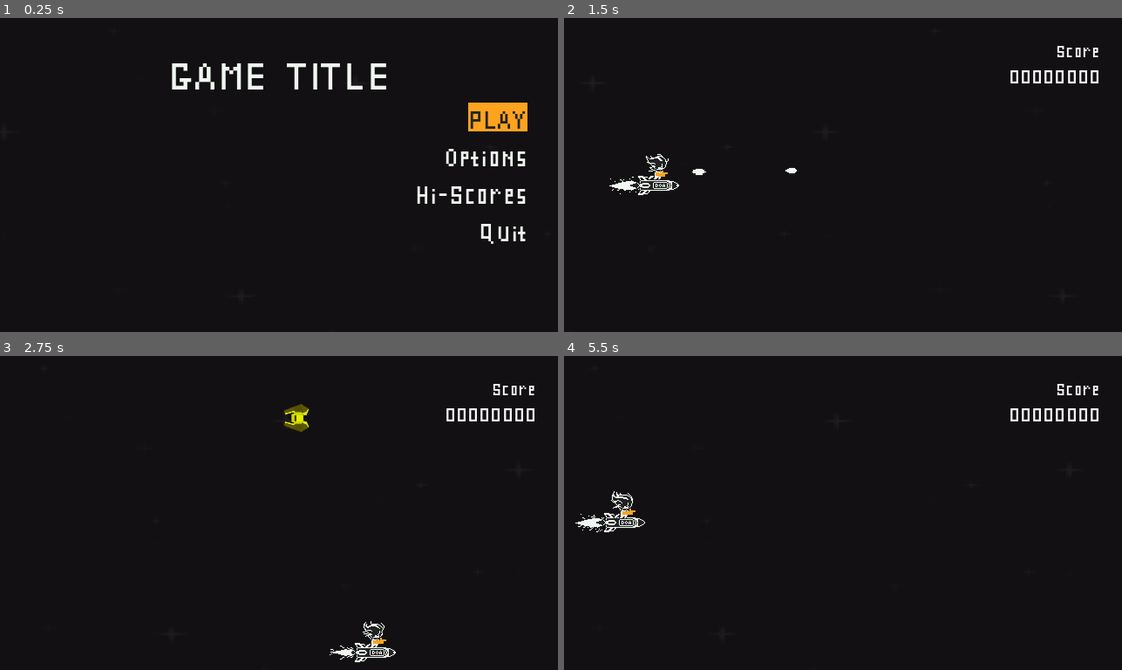
Above: before the commit, frames 1-4 (two rows, left to right).
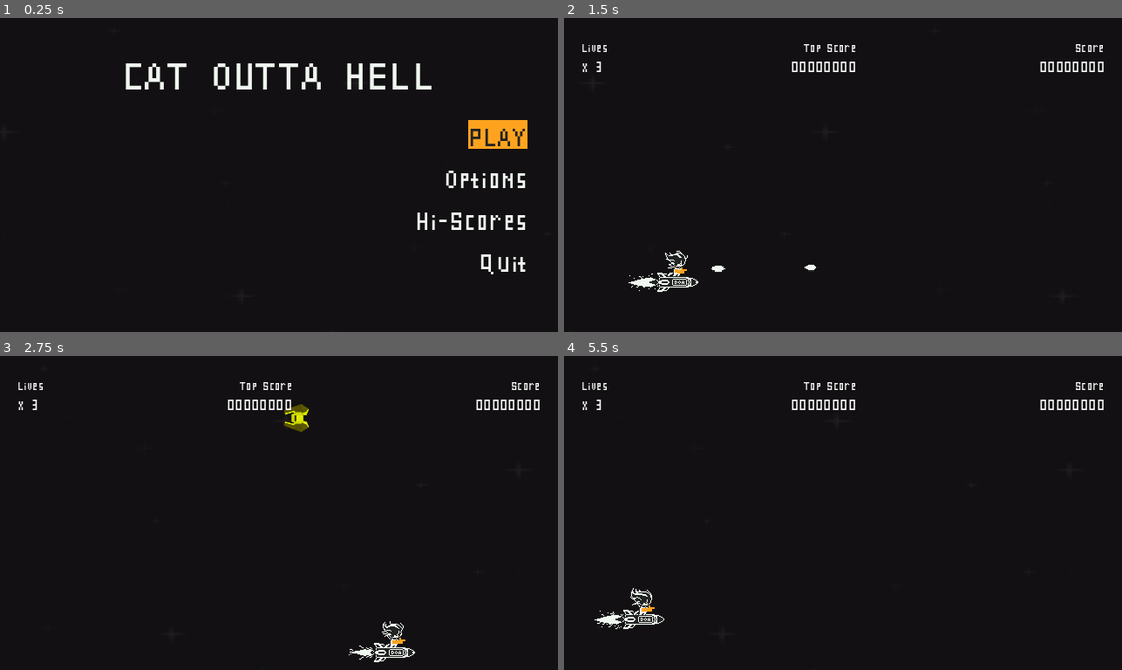
Above: after the commit, the same moments.

Repository: rnakkas/GodotSandbox
Game: Godot game, scene res://ShmupSandbox/Main/Scenes/main.tscn
Two runs of this game, one before a commit and one after it. Both use one fixed random seed, a clock stepped at 60 frames per second and the inputs below.
Inputs (mouse positions are in pixels of both pictures, inside the frame that each line leads up to):
- Up to frame 1 (0.25 s): no input
- Up to frame 2 (1.5 s): click "PLAY" at 0.5 s; move the mouse to (965, 159) at 1.27 s; hold D (move_right) from 1.28 s (still down); hold Space (shoot) from 1.28 s (still down)
- Up to frame 3 (2.75 s): move the mouse to (167, 528) at 2.02 s; release D (move_right) at 2.03 s; release Space (shoot) at 2.03 s; hold S (move_down) from 2.03 s (still down); tap Space (shoot) at 2.1 s
- Up to frame 4 (5.5 s): move the mouse to (898, 443) at 2.77 s; release S (move_down) at 2.78 s; hold D (move_right) 2.78-3.53 s; hold Space (shoot) 2.78-3.53 s; move the mouse to (815, 575) at 3.52 s; hold W (move_up) 3.53-4.28 s; tap Space (shoot) at 3.6 s; move the mouse to (1010, 560) at 4.27 s; hold A (move_left) 4.28-5 s; hold Space (shoot) 4.28-5 s; tap R (reset) at 4.9 s; click "PLAY" at 5 s

The runs differ from the first frame. In frame 1, 4.8% of the frame differs, in the area x 22-95%, y 14-82%; in frame 2, 2.0%; in frame 3, 1.7%; in frame 4, 1.9%.

Commit message:
creating player lives, game over and respawn

Diff:
--- /dev/null
+++ b/ShmupSandbox/Autoloads/player_data.gd
@@ -0,0 +1,13 @@
+extends Node
+
+var player_lives : int = 3
+
+var player_score: int = 0
+
+var player_hi_scores_list : Array[int]
+
+var enemies_killed: int = 0
+
+func _ready() -> void:
+	player_hi_scores_list.resize(10) ## Array of size 10 for storing top 10 high scores
+	print("high scores list: ", player_hi_scores_list)
--- a/ShmupSandbox/Autoloads/signals_bus.gd
+++ b/ShmupSandbox/Autoloads/signals_bus.gd
@@ -2,9 +2,13 @@
 
 signal give_score_when_hit(score : int)
 signal give_score_when_killed(score : int)
+signal player_died()
 
 func score_when_hit(score : int) -> void:
 	give_score_when_hit.emit(score)
 
 func score_when_killed(score : int) -> void:
 	give_score_when_killed.emit(score)
+
+func player_death_event() -> void:
+	player_died.emit()
--- a/ShmupSandbox/Enemies/Scenes/rebel_fighter.tscn
+++ b/ShmupSandbox/Enemies/Scenes/rebel_fighter.tscn
@@ -1,35 +1,10 @@
-[gd_scene load_steps=13 format=3 uid="uid://uv73jmnpfp6"]
+[gd_scene load_steps=6 format=3 uid="uid://uv73jmnpfp6"]
 
 [ext_resource type="Texture2D" uid="uid://ciidgqeuvko6j" path="res://ShmupSandbox/Assets/Enemy/enemyBlack1.png" id="1_flo0d"]
 [ext_resource type="Script" uid="uid://bf1silpptuf3y" path="res://ShmupSandbox/Enemies/Scripts/rebel_fighter.gd" id="1_to7fy"]
-[ext_resource type="Texture2D" uid="uid://0uiw6fd5nr31" path="res://ShmupSandbox/Assets/Player/spaceship-001-spritesheet-001.png" id="2_77s1a"]
 
 [sub_resource type="CircleShape2D" id="CircleShape2D_flo0d"]
 radius = 17.0
-
-[sub_resource type="AtlasTexture" id="AtlasTexture_mqof1"]
-atlas = ExtResource("2_77s1a")
-region = Rect2(0, 108, 32, 36)
-
-[sub_resource type="AtlasTexture" id="AtlasTexture_wew1h"]
-atlas = ExtResource("2_77s1a")
-region = Rect2(32, 108, 32, 36)
-
-[sub_resource type="AtlasTexture" id="AtlasTexture_uda7c"]
-atlas = ExtResource("2_77s1a")
-region = Rect2(64, 108, 32, 36)
-
-[sub_resource type="AtlasTexture" id="AtlasTexture_6d5ge"]
-atlas = ExtResource("2_77s1a")
-region = Rect2(96, 108, 32, 36)
-
-[sub_resource type="AtlasTexture" id="AtlasTexture_bgiwp"]
-atlas = ExtResource("2_77s1a")
-region = Rect2(128, 108, 32, 36)
-
-[sub_resource type="AtlasTexture" id="AtlasTexture_uf8q7"]
-atlas = ExtResource("2_77s1a")
-region = Rect2(160, 108, 32, 36)
 
 [sub_resource type="AtlasTexture" id="AtlasTexture_to7fy"]
 atlas = ExtResource("1_flo0d")
@@ -39,22 +14,22 @@
 animations = [{
 "frames": [{
 "duration": 1.0,
-"texture": SubResource("AtlasTexture_mqof1")
+"texture": null
 }, {
 "duration": 1.0,
-"texture": SubResource("AtlasTexture_wew1h")
+"texture": null
 }, {
 "duration": 1.0,
-"texture": SubResource("AtlasTexture_uda7c")
+"texture": null
 }, {
 "duration": 1.0,
-"texture": SubResource("AtlasTexture_6d5ge")
+"texture": null
 }, {
 "duration": 1.0,
-"texture": SubResource("AtlasTexture_bgiwp")
+"texture": null
 }, {
 "duration": 1.0,
-"texture": SubResource("AtlasTexture_uf8q7")
+"texture": null
 }, {
 "duration": 1.0,
 "texture": null
@@ -99,7 +74,7 @@
 
 [node name="CPUParticles2D" type="CPUParticles2D" parent="."]
 emitting = false
-amount = 20
+amount = 150
 lifetime = 0.41
 one_shot = true
 explosiveness = 1.0
--- a/ShmupSandbox/Enemies/Scenes/rebel_interceptor.tscn
+++ b/ShmupSandbox/Enemies/Scenes/rebel_interceptor.tscn
@@ -1,35 +1,10 @@
-[gd_scene load_steps=13 format=3 uid="uid://dir2ledda2odf"]
+[gd_scene load_steps=6 format=3 uid="uid://dir2ledda2odf"]
 
 [ext_resource type="Texture2D" uid="uid://boe68akioub03" path="res://ShmupSandbox/Assets/Enemy/enemyBlack2.png" id="1_hrrgf"]
 [ext_resource type="Script" uid="uid://bf1silpptuf3y" path="res://ShmupSandbox/Enemies/Scripts/rebel_fighter.gd" id="1_i7l64"]
-[ext_resource type="Texture2D" uid="uid://0uiw6fd5nr31" path="res://ShmupSandbox/Assets/Player/spaceship-001-spritesheet-001.png" id="2_inete"]
 
 [sub_resource type="CircleShape2D" id="CircleShape2D_i7l64"]
 radius = 17.0294
-
-[sub_resource type="AtlasTexture" id="AtlasTexture_mqof1"]
-atlas = ExtResource("2_inete")
-region = Rect2(0, 108, 32, 36)
-
-[sub_resource type="AtlasTexture" id="AtlasTexture_wew1h"]
-atlas = ExtResource("2_inete")
-region = Rect2(32, 108, 32, 36)
-
-[sub_resource type="AtlasTexture" id="AtlasTexture_uda7c"]
-atlas = ExtResource("2_inete")
-region = Rect2(64, 108, 32, 36)
-
-[sub_resource type="AtlasTexture" id="AtlasTexture_6d5ge"]
-atlas = ExtResource("2_inete")
-region = Rect2(96, 108, 32, 36)
-
-[sub_resource type="AtlasTexture" id="AtlasTexture_bgiwp"]
-atlas = ExtResource("2_inete")
-region = Rect2(128, 108, 32, 36)
-
-[sub_resource type="AtlasTexture" id="AtlasTexture_uf8q7"]
-atlas = ExtResource("2_inete")
-region = Rect2(160, 108, 32, 36)
 
 [sub_resource type="AtlasTexture" id="AtlasTexture_inete"]
 atlas = ExtResource("1_hrrgf")
@@ -39,22 +14,22 @@
 animations = [{
 "frames": [{
 "duration": 1.0,
-"texture": SubResource("AtlasTexture_mqof1")
+"texture": null
 }, {
 "duration": 1.0,
-"texture": SubResource("AtlasTexture_wew1h")
+"texture": null
 }, {
 "duration": 1.0,
-"texture": SubResource("AtlasTexture_uda7c")
+"texture": null
 }, {
 "duration": 1.0,
-"texture": SubResource("AtlasTexture_6d5ge")
+"texture": null
 }, {
 "duration": 1.0,
-"texture": SubResource("AtlasTexture_bgiwp")
+"texture": null
 }, {
 "duration": 1.0,
-"texture": SubResource("AtlasTexture_uf8q7")
+"texture": null
 }, {
 "duration": 1.0,
 "texture": null
--- a/ShmupSandbox/Main/Scenes/game.tscn
+++ b/ShmupSandbox/Main/Scenes/game.tscn
@@ -14,7 +14,7 @@
 enemy_scenes = Array[PackedScene]([ExtResource("3_k74nh"), ExtResource("4_umyhj")])
 
 [node name="player_cat" parent="." instance=ExtResource("5_f46ya")]
-position = Vector2(69, 191)
+position = Vector2(91, 302)
 fire_rate = 8.0
 
 [node name="Camera2D" type="Camera2D" parent="player_cat"]
@@ -28,5 +28,11 @@
 
 [node name="EnemiesContainer" type="Node2D" parent="."]
 
+[node name="player_spawn_point_start" type="Marker2D" parent="."]
+position = Vector2(-67, 180)
+
+[node name="player_spawn_point_end" type="Marker2D" parent="."]
+position = Vector2(100, 180)
+
 [connection signal="add_enemy_to_game" from="enemy_spawner" to="." method="_on_enemy_spawner_add_enemy_to_game"]
 [connection signal="shooting" from="player_cat" to="." method="_on_player_cat_shooting"]
--- a/ShmupSandbox/Main/Scripts/game.gd
+++ b/ShmupSandbox/Main/Scripts/game.gd
@@ -24,3 +24,6 @@
 ## Spawning enemies
 func _on_enemy_spawner_add_enemy_to_game(enemy: Area2D) -> void:
 	enemies_container.add_child(enemy)
+
+## TODO: Player respawn on death, spawn at player_spawn_point_start and move until player reaches
+## 	player_spawn_point_end
--- a/ShmupSandbox/Main/Scripts/main.gd
+++ b/ShmupSandbox/Main/Scripts/main.gd
@@ -26,5 +26,12 @@
 
 ## Helper functions
 func _start_game() -> void:
+	_reset_player_data()
 	game_instance = game_scene.instantiate()
 	add_child(game_instance)
+
+func _reset_player_data() -> void:
+	## Reset player data
+	PlayerData.player_score = 0
+	PlayerData.enemies_killed = 0
+	PlayerData.player_lives = 3
--- a/ShmupSandbox/Player/Scripts/player_cat.gd
+++ b/ShmupSandbox/Player/Scripts/player_cat.gd
@@ -96,6 +96,8 @@
 
 ## Hit by enemy or enemy projectiles
 func _on_hurtbox_area_entered(_area: Area2D) -> void:
+	SignalsBus.player_death_event()
+
 	is_dead = true
 
 	velocity = Vector2.ZERO
--- a/ShmupSandbox/UI/Scenes/main_menu.tscn
+++ b/ShmupSandbox/UI/Scenes/main_menu.tscn
@@ -26,15 +26,18 @@
 
 [node name="VBoxContainer" type="VBoxContainer" parent="MarginContainer"]
 layout_mode = 2
-theme_override_constants/separation = 10
+theme_override_constants/separation = 15
 
 [node name="title" type="Label" parent="MarginContainer/VBoxContainer"]
 layout_mode = 2
 theme_override_colors/font_color = Color(0.941176, 0.964706, 0.941176, 1)
 theme_override_fonts/font = ExtResource("3_v14c2")
 theme_override_font_sizes/font_size = 70
-text = "GAME TITLE"
+text = "CAT OUTTA HELL"
 horizontal_alignment = 1
+
+[node name="separator" type="Control" parent="MarginContainer/VBoxContainer"]
+layout_mode = 2
 
 [node name="HBoxContainer" type="HBoxContainer" parent="MarginContainer/VBoxContainer"]
 layout_mode = 2
--- a/ShmupSandbox/UI/Scenes/player_hud.tscn
+++ b/ShmupSandbox/UI/Scenes/player_hud.tscn
@@ -30,21 +30,52 @@
 [node name="HBoxContainer" type="HBoxContainer" parent="MarginContainer/VBoxContainer"]
 layout_mode = 2
 size_flags_horizontal = 8
-theme_override_constants/separation = 100
+theme_override_constants/separation = 70
 
-[node name="HBoxContainer" type="HBoxContainer" parent="MarginContainer/VBoxContainer/HBoxContainer"]
-layout_mode = 2
-theme_override_constants/separation = 5
-
-[node name="shield_1" type="TextureRect" parent="MarginContainer/VBoxContainer/HBoxContainer/HBoxContainer"]
-visible = false
+[node name="VBoxContainer3" type="VBoxContainer" parent="MarginContainer/VBoxContainer/HBoxContainer"]
 layout_mode = 2
 
-[node name="shield_2" type="TextureRect" parent="MarginContainer/VBoxContainer/HBoxContainer/HBoxContainer"]
-visible = false
+[node name="lives_label" type="Label" parent="MarginContainer/VBoxContainer/HBoxContainer/VBoxContainer3"]
+layout_mode = 2
+theme_override_fonts/font = ExtResource("1_xvmxs")
+theme_override_font_sizes/font_size = 20
+text = "Lives"
+
+[node name="lives_value" type="Label" parent="MarginContainer/VBoxContainer/HBoxContainer/VBoxContainer3"]
+unique_name_in_owner = true
+layout_mode = 2
+theme_override_fonts/font = ExtResource("1_xvmxs")
+theme_override_font_sizes/font_size = 25
+text = "x 3"
+
+[node name="separator" type="Control" parent="MarginContainer/VBoxContainer/HBoxContainer"]
 layout_mode = 2
 
-[node name="shield_3" type="TextureRect" parent="MarginContainer/VBoxContainer/HBoxContainer/HBoxContainer"]
+[node name="separator3" type="Control" parent="MarginContainer/VBoxContainer/HBoxContainer"]
+layout_mode = 2
+
+[node name="VBoxContainer2" type="VBoxContainer" parent="MarginContainer/VBoxContainer/HBoxContainer"]
+layout_mode = 2
+
+[node name="top_score_label" type="Label" parent="MarginContainer/VBoxContainer/HBoxContainer/VBoxContainer2"]
+layout_mode = 2
+size_flags_horizontal = 8
+theme_override_fonts/font = ExtResource("1_xvmxs")
+theme_override_font_sizes/font_size = 20
+text = "Top Score"
+
+[node name="top_score_value" type="Label" parent="MarginContainer/VBoxContainer/HBoxContainer/VBoxContainer2"]
+unique_name_in_owner = true
+layout_mode = 2
+size_flags_horizontal = 4
+theme_override_fonts/font = ExtResource("1_xvmxs")
+theme_override_font_sizes/font_size = 25
+text = "00000000"
+
+[node name="separator2" type="Control" parent="MarginContainer/VBoxContainer/HBoxContainer"]
+layout_mode = 2
+
+[node name="separator4" type="Control" parent="MarginContainer/VBoxContainer/HBoxContainer"]
 layout_mode = 2
 
 [node name="VBoxContainer" type="VBoxContainer" parent="MarginContainer/VBoxContainer/HBoxContainer"]
@@ -54,7 +85,7 @@
 layout_mode = 2
 size_flags_horizontal = 8
 theme_override_fonts/font = ExtResource("1_xvmxs")
-theme_override_font_sizes/font_size = 30
+theme_override_font_sizes/font_size = 20
 text = "Score"
 
 [node name="score_value" type="Label" parent="MarginContainer/VBoxContainer/HBoxContainer/VBoxContainer"]
@@ -62,5 +93,5 @@
 layout_mode = 2
 size_flags_horizontal = 4
 theme_override_fonts/font = ExtResource("1_xvmxs")
-theme_override_font_sizes/font_size = 35
+theme_override_font_sizes/font_size = 25
 text = "00000000"
--- a/ShmupSandbox/UI/Scripts/player_hud.gd
+++ b/ShmupSandbox/UI/Scripts/player_hud.gd
@@ -1,21 +1,25 @@
 class_name player_hud extends Control
 
 @onready var score_value : Label = %score_value
-
-var player_score : int = 0
+@onready var player_lives_value : Label = %lives_value
 
 func _ready() -> void:
-	score_value.text = str(player_score).pad_zeros(8)
+	score_value.text = str(PlayerData.player_score).pad_zeros(8)
 	_connect_to_signals()
 
 func _connect_to_signals() -> void:
 	SignalsBus.give_score_when_hit.connect(_on_hit_score_given)
 	SignalsBus.give_score_when_killed.connect(_on_kill_score_given)
+	SignalsBus.player_died.connect(_on_player_death)
 
 func _on_hit_score_given(score : int) -> void:
-	player_score += score
-	score_value.text = str(player_score).pad_zeros(8)
+	PlayerData.player_score += score
+	score_value.text = str(PlayerData.player_score).pad_zeros(8)
 
 func _on_kill_score_given(score : int) -> void:
-	player_score += score
-	score_value.text = str(player_score).pad_zeros(8)
+	PlayerData.player_score += score
+	score_value.text = str(PlayerData.player_score).pad_zeros(8)
+
+func _on_player_death() -> void:
+	PlayerData.player_lives -= 1
+	player_lives_value.text = "x " + str(PlayerData.player_lives)
--- a/ShmupSandbox/UI/Scripts/ui_layer.gd
+++ b/ShmupSandbox/UI/Scripts/ui_layer.gd
@@ -44,10 +44,16 @@
 
 ## Main menu
 func _on_main_menu_play_button_pressed() -> void:
+	game_started.emit()
+
+	## Grab fresh player data on game start
+	player_hud_ui.player_lives_value.text = "x " + str(PlayerData.player_lives)
+	player_hud_ui.score_value.text = str(PlayerData.player_score).pad_zeros(8)
+
 	_toggle_ui(ui_type.MAIN_MENU)
 	_toggle_ui(ui_type.PLAYER_HUD_UI)
+
 	is_game_running = true
-	game_started.emit()
 
 func _on_main_menu_options_button_pressed() -> void:
 	_toggle_ui(ui_type.MAIN_MENU)
@@ -97,7 +103,7 @@
 
 ####
 
-## Confirm dialog
+## Confirm return to main menu or quit dialog
 func _on_confirm_dialog_yes_button_pressed(dialog_text: String) -> void:
 	match dialog_text:
 		UiUtility.dialog_return_to_main_menu:
@@ -105,8 +111,6 @@
 			_toggle_ui(ui_type.PAUSE_MENU)
 			_toggle_ui(ui_type.PLAYER_HUD_UI)
 			_toggle_ui(ui_type.MAIN_MENU)
-
-			player_hud_ui.score_value.text = str(0).pad_zeros(8) ## Reset player score
 
 			get_tree().paused = false
 			is_game_running = false
--- a/project.godot
+++ b/project.godot
@@ -19,6 +19,7 @@
 
 UiUtility="*res://ShmupSandbox/Autoloads/ui_utility.gd"
 SignalsBus="*res://ShmupSandbox/Autoloads/signals_bus.gd"
+PlayerData="*res://ShmupSandbox/Autoloads/player_data.gd"
 
 [display]
 
Binary file removed: ShmupSandbox/Assets/Enemy/scientist-v1.png
Not shown, removed: ShmupSandbox/Assets/Enemy/scientist-v1.png.import
Binary file changed: ShmupSandbox/Assets/Icons/selctor_icon.png
Binary file removed: ShmupSandbox/Assets/Player/spaceship-001-spritesheet-001.png
Not shown, removed: ShmupSandbox/Assets/Player/spaceship-001-spritesheet-001.png.import
Not shown, added: ShmupSandbox/Autoloads/player_data.gd.uid
